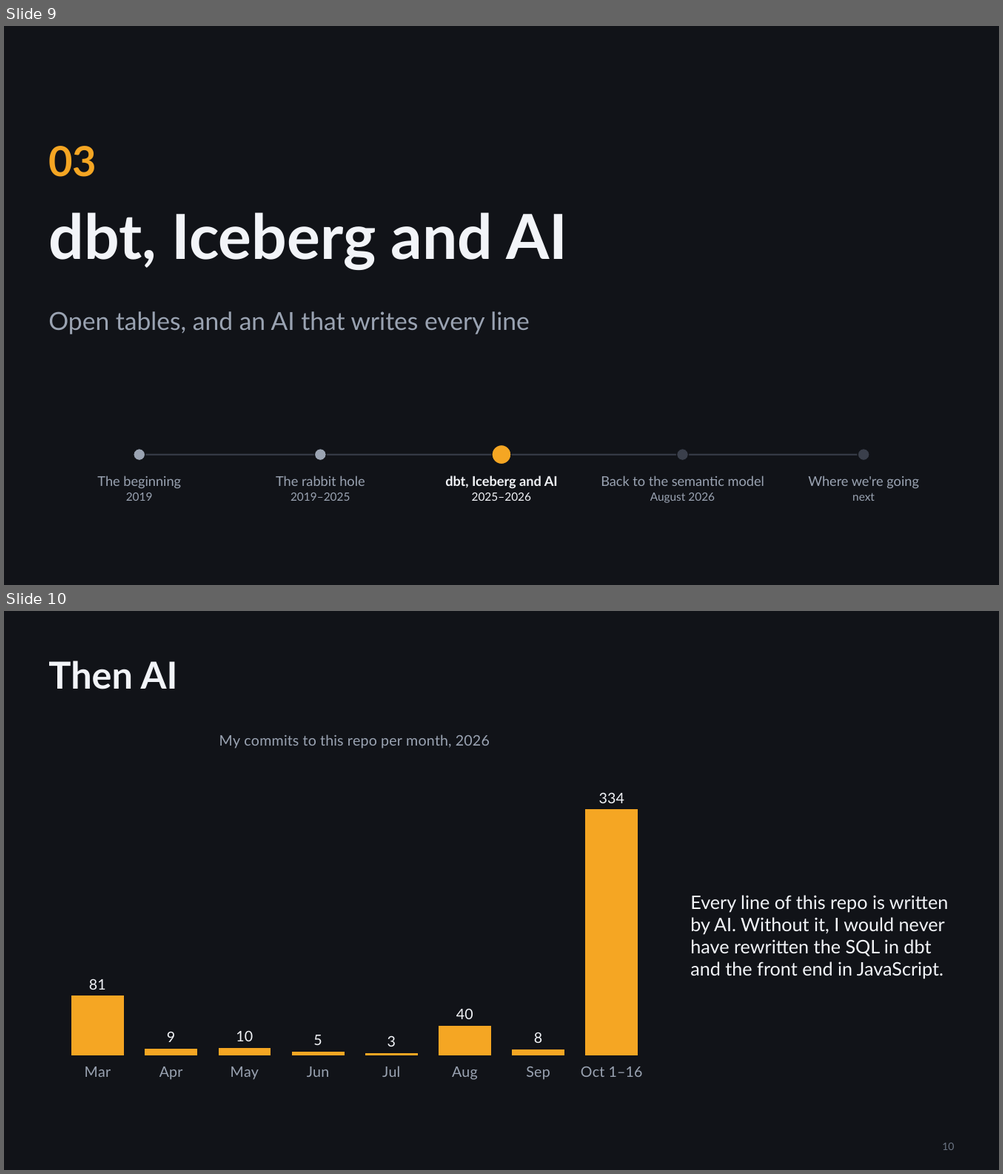
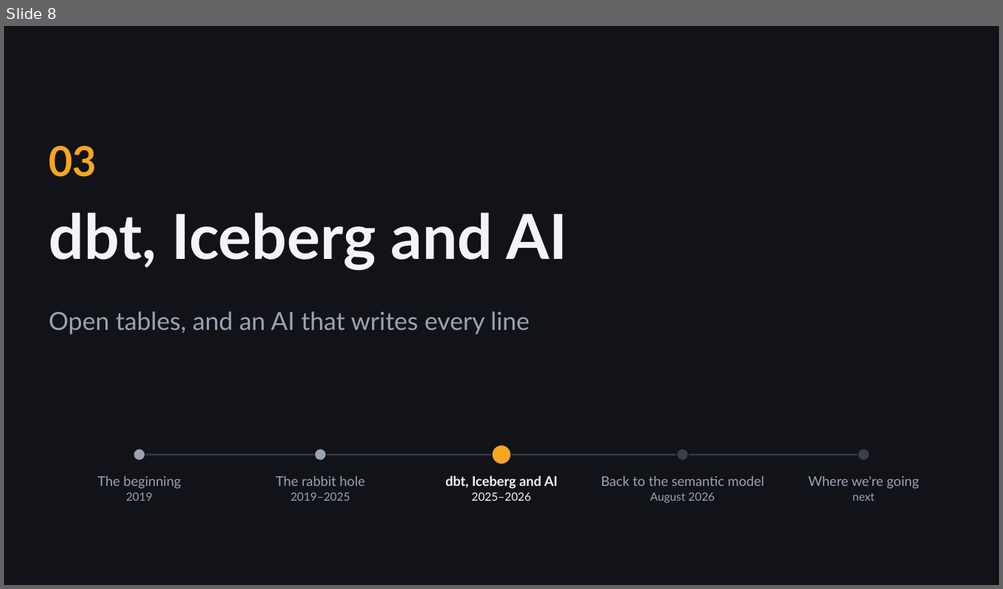
Before and after one commit to djouallah/presentations, a slide deck: analytics-as-code/analytics-as-code.pptx. Shown one above the other, each under a label of ours: slides 9 and 10 before the commit, slide 8 after it. The pictures are 1003x1174 and 1003x589 pixels, drawn with LibreOffice and Linux fonts; fonts in the diff are those of the drawing. Boxes give left, top, right and bottom in pixels: in the first picture for what was removed or moved away, otherwise in the second. Text is boxed around its words. In the diff, an @@ line names an element or a change of style, - is before the commit and + after.

```diff
--- a/analytics-as-code/analytics-as-code.pptx
+++ b/analytics-as-code/analytics-as-code.pptx
@@ slide 10 removed at (x1=4, y1=611, x2=999, y2=1170), background #111318 @@
@@ title removed at (x1=48, y1=661, x2=178, y2=689) @@
-Then AI
@@ column chart removed at (x1=48, y1=715, x2=660, y2=1088) @@
-title "My commits to this repo per month, 2026"
-categories: Mar, Apr, May, Jun, Jul, Aug, Sep, Oct 1–16
-Series 1: 81, 9, 10, 5, 3, 40, 8, 334
@@ text removed at (x1=690, y1=895, x2=948, y2=980) @@
-Every line of this repo is written by AI. Without it, I would never have rewritten the SQL in dbt and the front end in JavaScript.
@@ page number removed at (x1=942, y1=1143, x2=953, y2=1150) @@
-10
@@ what was slide 9 is now slide 8 @@
```
Also in this commit, not shown: 3 other slides removed, 1 other file.
